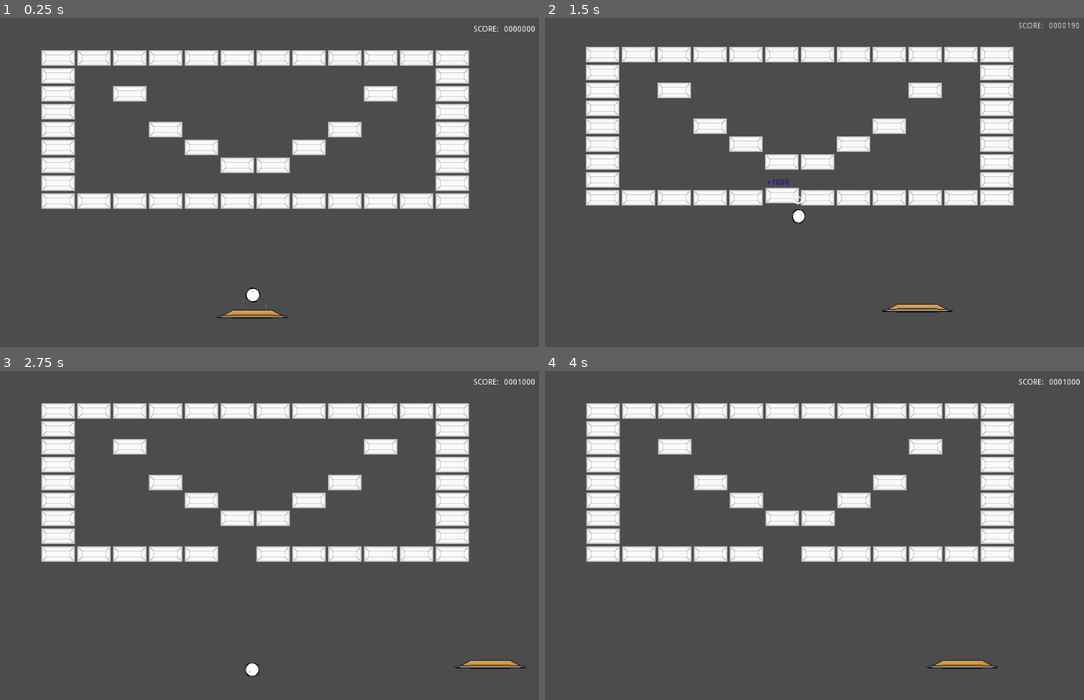
Above: before the commit, frames 1-4 (two rows, left to right).
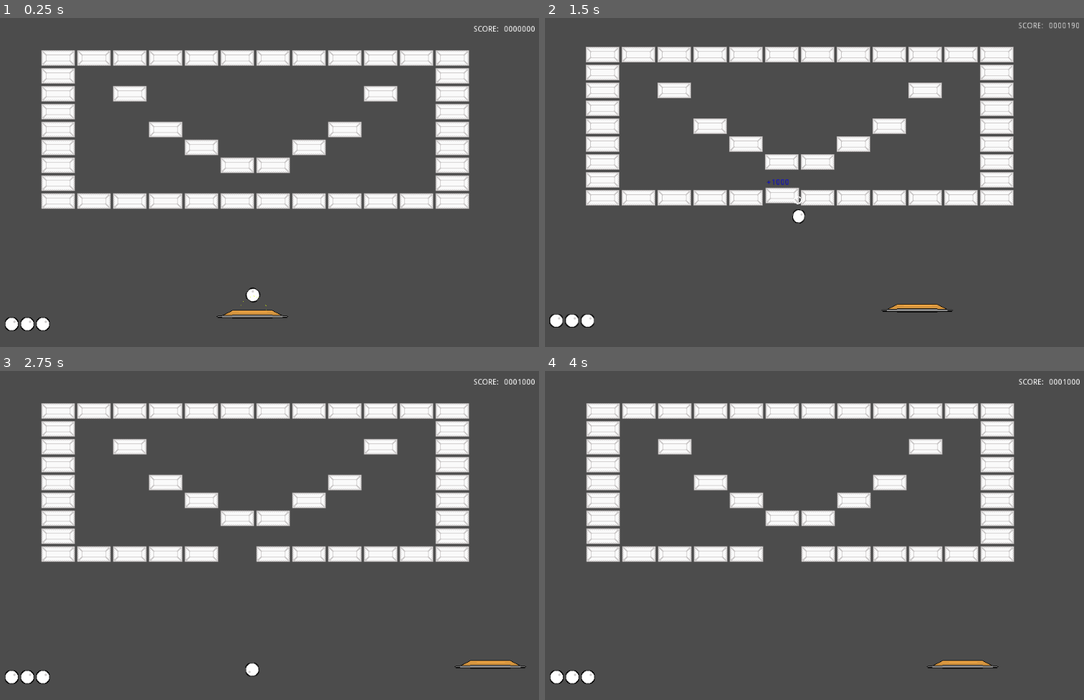
Above: after the commit, the same moments.

Repository: Anatolij-Grigorjev/Breakout4Godot
Game: Godot game, scene res://BreakoutGame.tscn
Same seed, same stepped clock (60 frames per second), same inputs: the game is played once before the commit and once after it.
Inputs (mouse positions are in pixels of both pictures, inside the frame that each line leads up to):
- Up to frame 1 (0.25 s): no input
- Up to frame 2 (1.5 s): tap Enter at 0.5 s; move the mouse to (933, 162) at 0.52 s; hold Right (ui_right) 0.53-1.25 s; tap Alt at 0.6 s; click (933, 162) at 0.67 s; drag from (695, 195) to (776, 245) at 1.27 s
- Up to frame 3 (2.75 s): move the mouse to (318, 459) at 2.02 s; hold Right (ui_right) from 2.03 s (still down); tap Shift at 2.1 s
- Up to frame 4 (4 s): release Right (ui_right) at 2.75 s; drag from (776, 598) to (636, 482) at 2.77 s; tap Space at 3.5 s; move the mouse to (981, 581) at 3.52 s; hold Left (ui_left) from 3.53 s (still down); tap Ctrl at 3.6 s

The runs differ from the first frame. In frame 1, 0.3% of the frame differs, in the area x 0-10%, y 91-96%; in frame 2, 0.3%; in frame 3, 0.3%; in frame 4, 0.3%.

Commit message:
add interactive lives counter and tests

Diff:
--- a/game/BreakoutGame.tscn
+++ b/game/BreakoutGame.tscn
@@ -9,6 +9,7 @@
 [ext_resource path="res://tools/CameraShake.tscn" type="PackedScene" id=7]
 [ext_resource path="res://gui/AccumCounter.tscn" type="PackedScene" id=8]
 [ext_resource path="res://paddle/Paddle.tscn" type="PackedScene" id=9]
+[ext_resource path="res://gui/LivesCounter.tscn" type="PackedScene" id=10]
 
 [node name="BreakoutGame" type="Node2D"]
 script = ExtResource( 5 )
@@ -54,3 +55,6 @@
 
 [node name="Paddle" parent="." instance=ExtResource( 9 )]
 position = Vector2( 489, 534 )
+
+[node name="LivesCounter" parent="." instance=ExtResource( 10 )]
+position = Vector2( 47, 545 )
--- /dev/null
+++ b/game/gui/ExtraBallImage.tscn
@@ -0,0 +1,8 @@
+[gd_scene load_steps=2 format=2]
+
+[ext_resource path="res://ball/ball.png" type="Texture" id=1]
+
+[node name="ExtraBallImage" type="TextureRect"]
+margin_right = 24.0
+margin_bottom = 24.0
+texture = ExtResource( 1 )
--- /dev/null
+++ b/game/gui/LivesCounter.gd
@@ -0,0 +1,35 @@
+tool
+extends Node2D
+
+const ExtraBallScn = preload("res://gui/ExtraBallImage.tscn")
+
+
+export(int) var numExtraBalls = 3 setget _setNumBalls
+
+onready var ballsContainer = $HBoxContainer
+
+
+func _ready():
+	_reset_visible_balls(numExtraBalls)
+
+
+
+
+func _setNumBalls(newBallsNum: int):
+	numExtraBalls = newBallsNum
+	if ($HBoxContainer):
+		_reset_visible_balls(numExtraBalls)
+
+
+
+func _reset_visible_balls(numBalls: int):
+	var container = $HBoxContainer
+	var currentBalls = container.get_children()
+	var currentNum = currentBalls.size()
+	if numBalls > currentNum:
+		for _idx in range(numBalls - currentNum):
+			var newBall = ExtraBallScn.instance()
+			container.add_child(newBall)
+	if numBalls < currentNum:
+		for idx in range(numBalls, currentNum):
+			currentBalls[idx].queue_free()
--- /dev/null
+++ b/game/gui/LivesCounter.tscn
@@ -0,0 +1,16 @@
+[gd_scene load_steps=3 format=2]
+
+[ext_resource path="res://gui/ExtraBallImage.tscn" type="PackedScene" id=1]
+[ext_resource path="res://gui/LivesCounter.gd" type="Script" id=2]
+
+[node name="LivesCounter" type="Node2D"]
+script = ExtResource( 2 )
+
+[node name="HBoxContainer" type="HBoxContainer" parent="."]
+margin_right = 40.0
+
+[node name="ExtraBall" parent="HBoxContainer" instance=ExtResource( 1 )]
+
+[node name="ExtraBall2" parent="HBoxContainer" instance=ExtResource( 1 )]
+margin_left = 28.0
+margin_right = 52.0
--- /dev/null
+++ b/game/tests/gui_tests.gd
@@ -0,0 +1,33 @@
+extends "res://tests/tests_base.gd"
+
+
+const LivesCounterScn = preload("res://gui/livesCounter.tscn")
+
+var livesCounter
+
+func before_each():
+    livesCounter = LivesCounterScn.instance()
+    livesCounter.numExtraBalls = 3
+
+
+
+func test_increasing_num_lives_adds_children():
+
+    _setup_tree([livesCounter])
+    var newAmount = 5
+    livesCounter.numExtraBalls = newAmount
+
+    _wait_next_frame()
+
+    assert_eq(livesCounter.ballsContainer.get_child_count(), newAmount)
+
+
+func _IGNORED_test_decrese_num_lives_removes_children():
+
+    _setup_tree([livesCounter])
+    var newAmount = 1
+    livesCounter.numExtraBalls = newAmount
+
+    _wait_seconds(1.5)
+
+    assert_eq(livesCounter.ballsContainer.get_child_count(), newAmount)
Not shown: 1 places in game/BreakoutGame.tscn that only renumber resources
